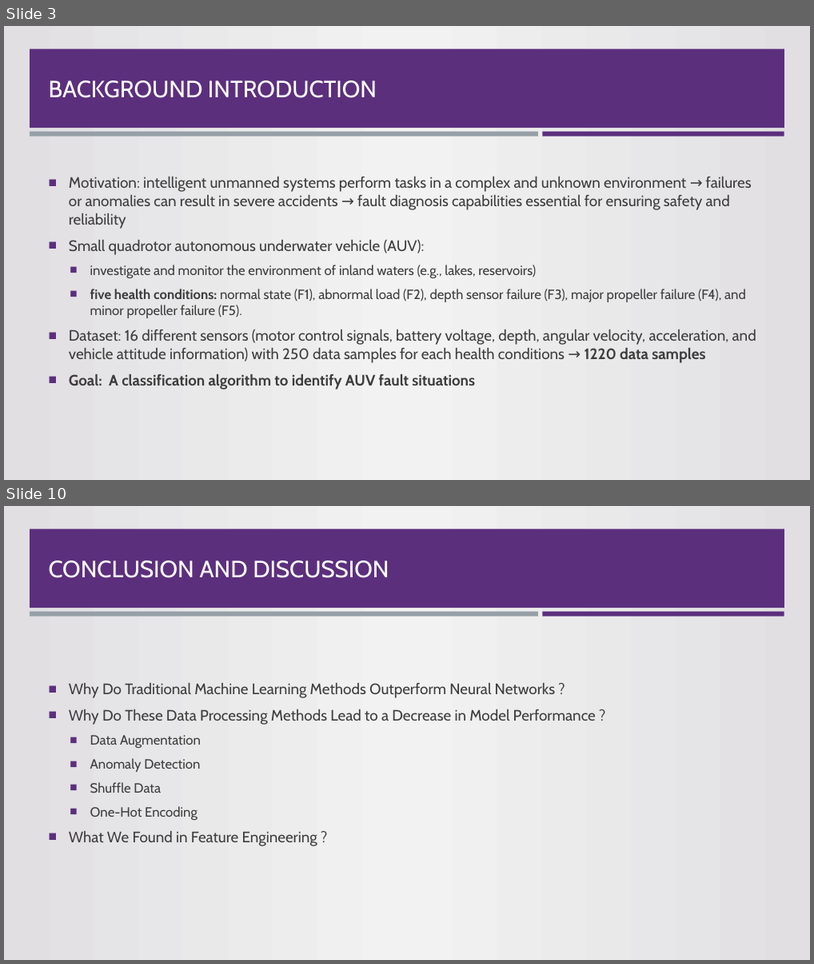
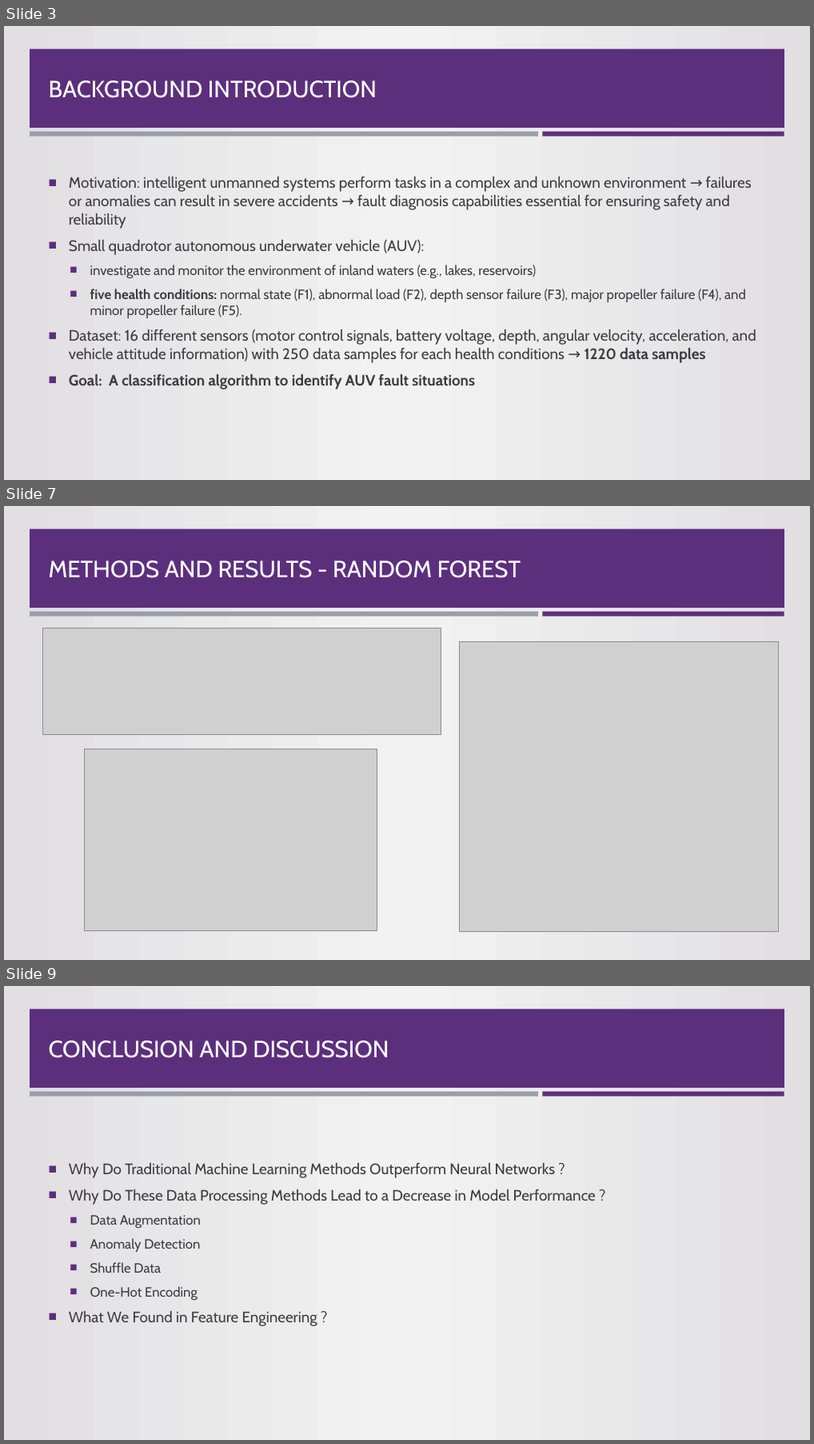
Before and after one commit to sunyrain/MLTask, a slide deck: Presentation.pptx. Shown one above the other, each under a label of ours: slides 3 and 10 before the commit, slides 3, 7 and 9 after it; the slides between them are not shown. The pictures are 814x964 and 814x1444 pixels, drawn with LibreOffice and Linux fonts; fonts in the diff are those of the drawing; grey boxes stand for pictures; background and template pictures are left out. Boxes give left, top, right and bottom in pixels: in the first picture for what was removed or moved away, otherwise in the second. Text is boxed around its words. In the diff, an @@ line names an element or a change of style, - is before the commit and + after.

```diff
--- a/Presentation.pptx
+++ b/Presentation.pptx
@@ slide 7 added at [4, 506, 810, 960], background gradient #E1DFE2 to #F2F2F2; not listed: 3 template elements that a slide beside it also shows @@
@@ title added at [49, 560, 521, 578], 28 pt, text #FFFFFF @@
+METHODS AND RESULTS - RANDOM FOREST
@@ picture added at [42, 628, 442, 734] @@
@@ picture added at [459, 641, 779, 931] @@
@@ picture added at [84, 748, 378, 930] @@
@@ what was slide 10 is now slide 9 @@
```
Also in this commit, not shown: 3 slides changed, 7 slides removed.
